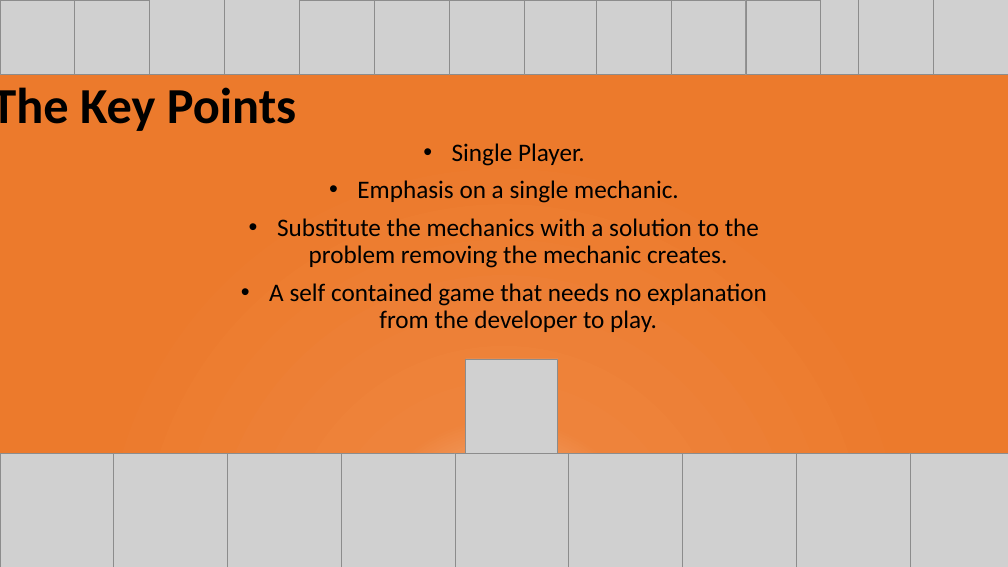
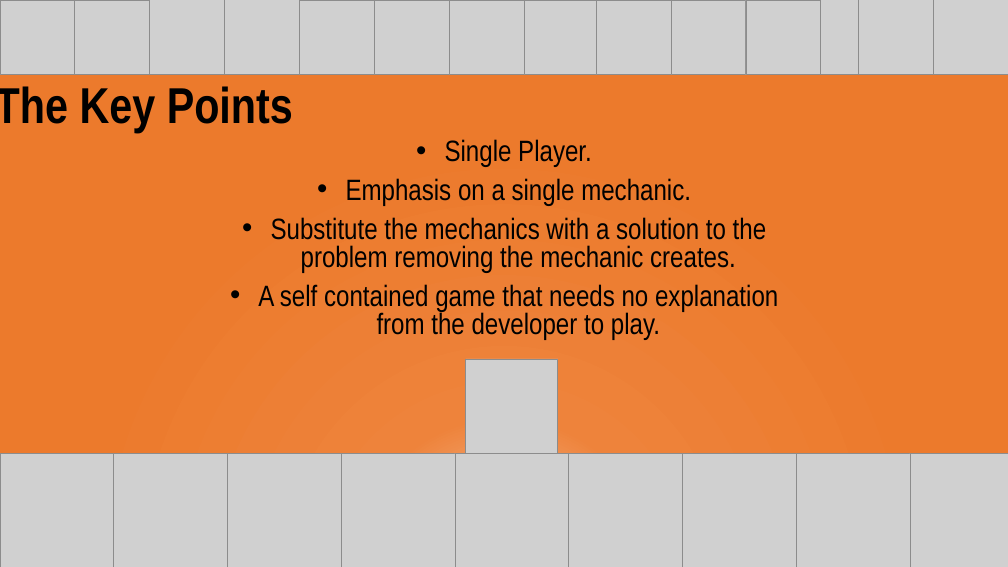
Before and after one commit to UoSGroupProjects1819/mgp-team-13, a slide deck: slide 2 of Presentations/Group 13 Level 4 & 5 Presentation.pptx. Drawn at 1008x567 pixels with LibreOffice and Linux fonts; fonts in the diff are those of the drawing; grey boxes stand for pictures. Boxes give left, top, right and bottom in pixels: in the first picture for what was removed or moved away, otherwise in the second. Text is boxed around its words. In the diff, an @@ line names an element or a change of style, - is before the commit and + after.

```diff
--- a/Presentations/Group 13 Level 4 & 5 Presentation.pptx
+++ b/Presentations/Group 13 Level 4 & 5 Presentation.pptx
@@ text "The Key Points" at (x1=0, y1=86, x2=293, y2=133): font Calibri to Arial Narrow @@
@@ text "Single Player." at (x1=258, y1=139, x2=778, y2=340): size 24 to 28 pt, font Calibri to Arial Narrow; line spacing 0.9 to 0.8 @@
```
Also in this commit, not shown: 5 other slides changed.
